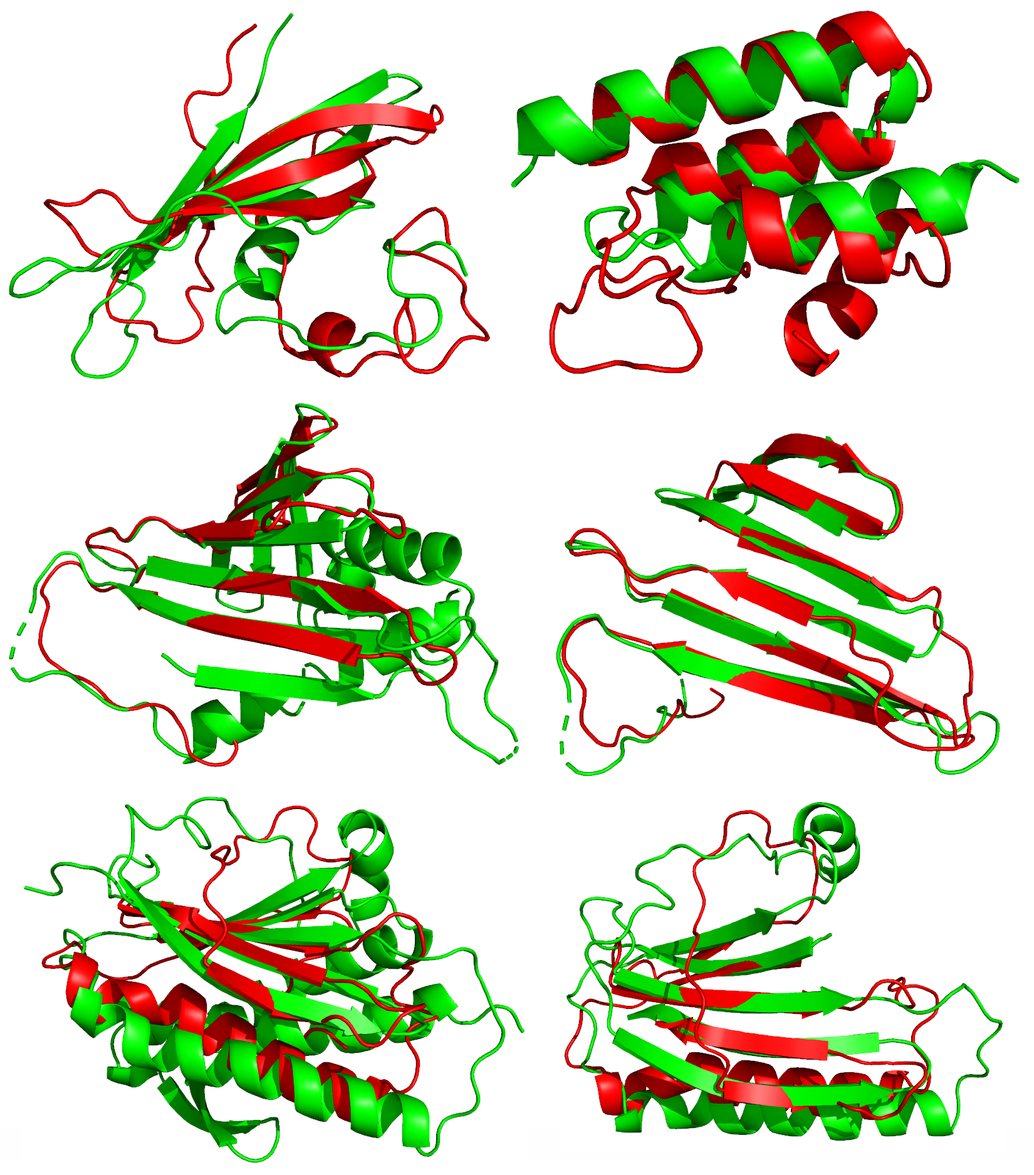
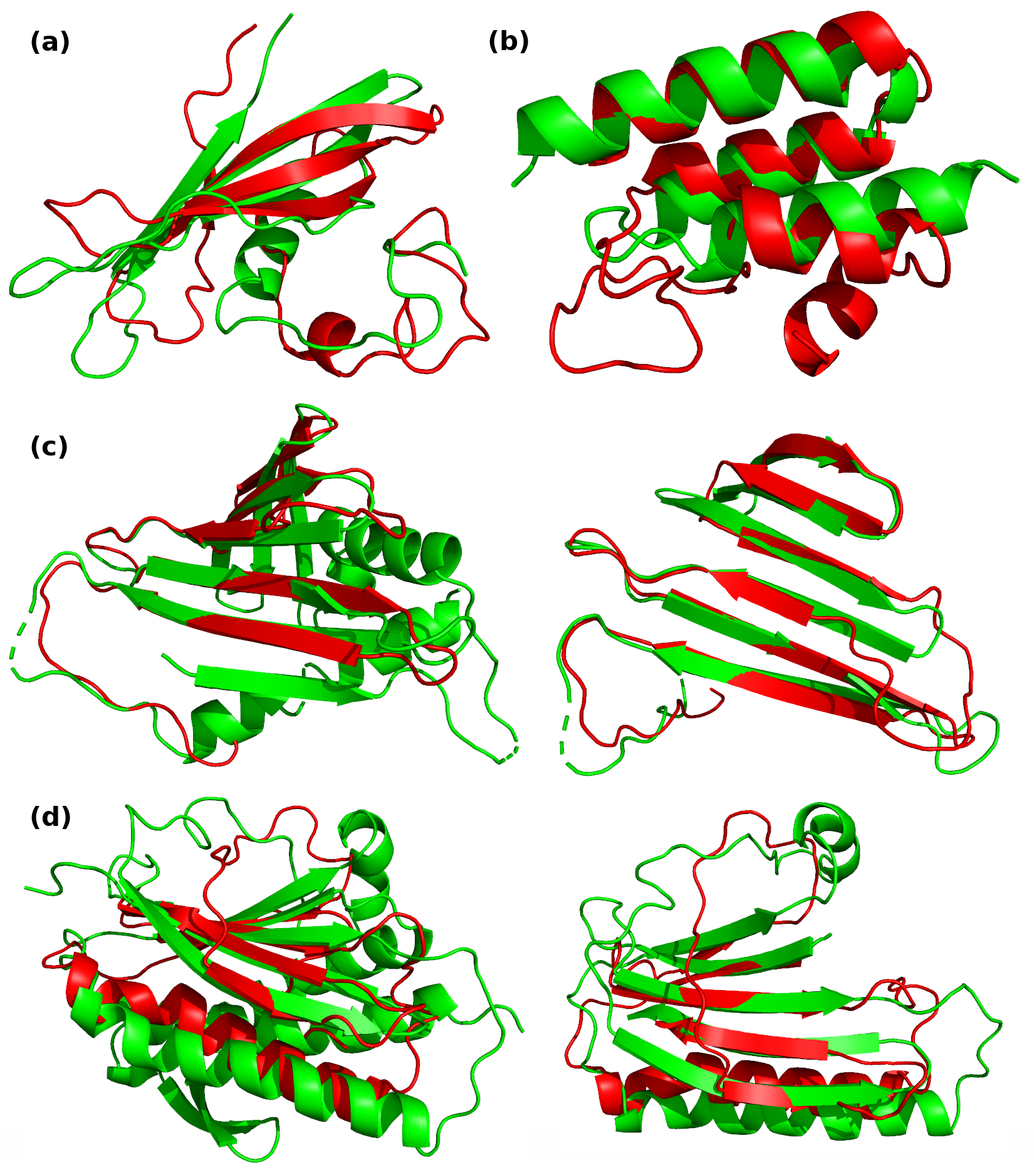
Comparing the layer stacks of the two 1034 x 1175 images. Changes:
added layer "(b)" above "(c)" over (489, 30, 529, 54)
added layer "(c)" above "(d)" over (31, 435, 68, 459)
added layer "(d)" above "(a)" over (31, 806, 71, 830)
added layer "(a)" above "Background" over (31, 30, 69, 54)
